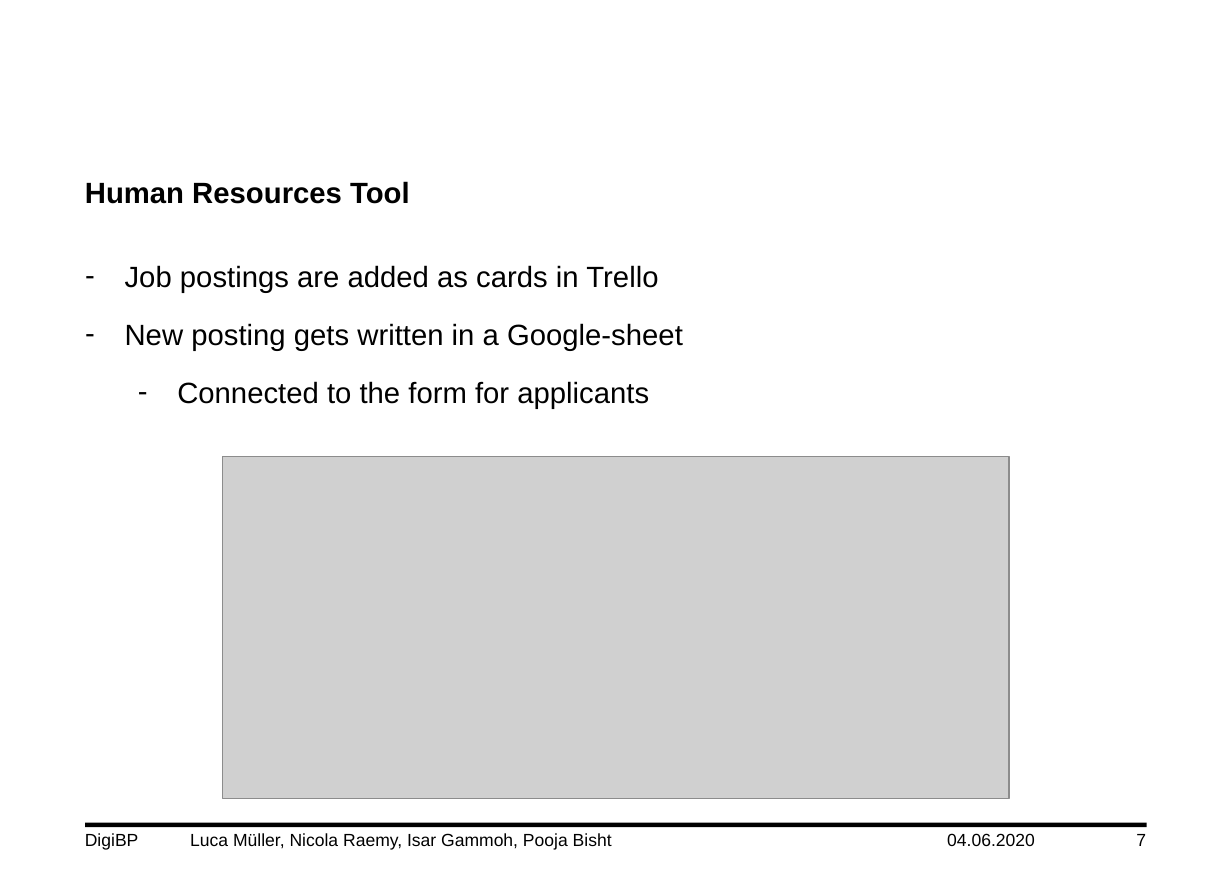
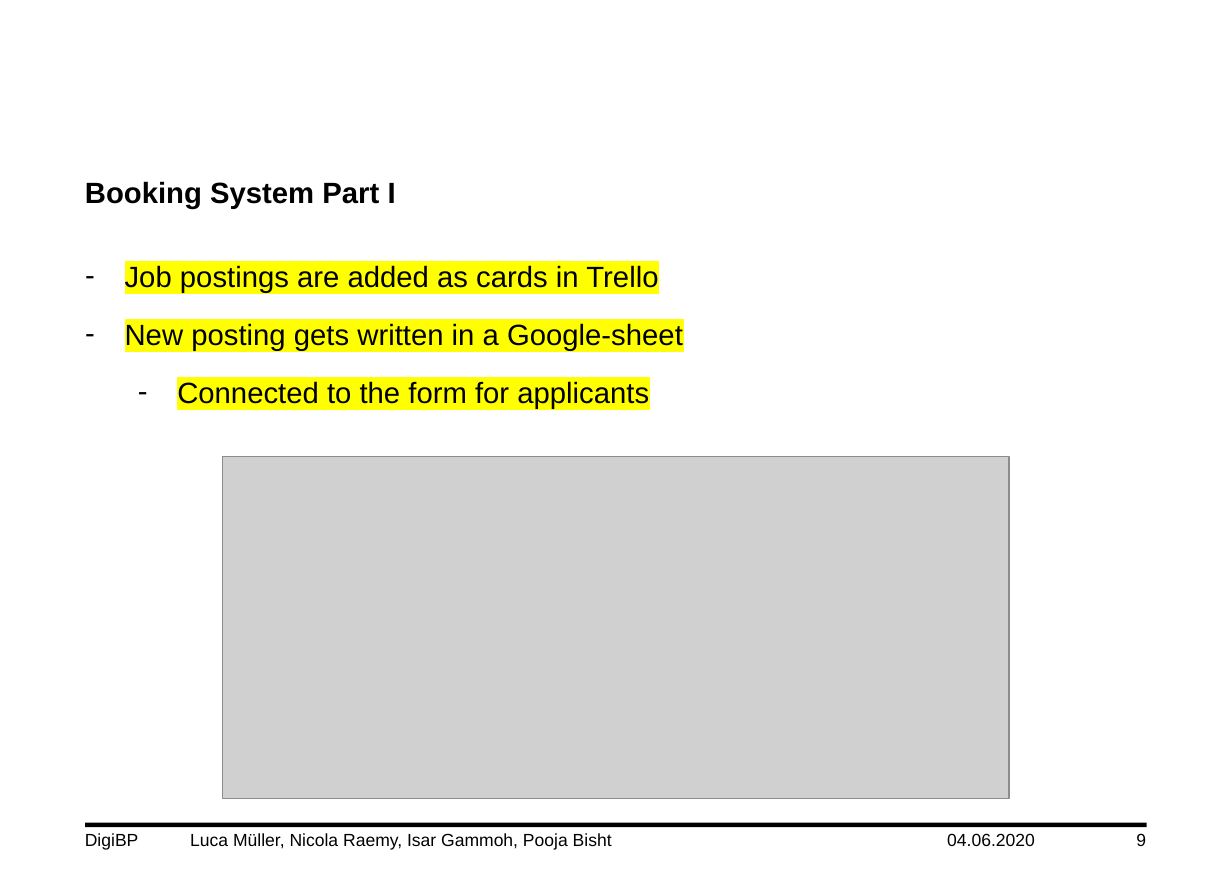
Before and after one commit to DigiBP/DigiBP_DanishBlue, a slide deck: slide 9 of Presentation/DigiBP_DanishBlue_Presentation_V0.3.pptx (slide 7 before the commit). Drawn at 1232x871 pixels with LibreOffice and Linux fonts; fonts in the diff are those of the drawing; grey boxes stand for pictures; background and template pictures are left out. Boxes give left, top, right and bottom in pixels: in the first picture for what was removed or moved away, otherwise in the second. Text is boxed around its words. In the diff, an @@ line names an element or a change of style, - is before the commit and + after.

```diff
--- a/Presentation/DigiBP_DanishBlue_Presentation_V0.3.pptx
+++ b/Presentation/DigiBP_DanishBlue_Presentation_V0.3.pptx
@@ text at (85,181,396,209): text changed @@
-Human Resources Tool
+Booking System Part I
@@ text "Job postings are added as ..." at (125,265,683,409): highlight none to #FFFF00 @@
@@ page number at (1136,833,1146,846): text changed @@
-7
+9
```
Also in this commit, not shown: 6 other slides changed, 2 slides added.
